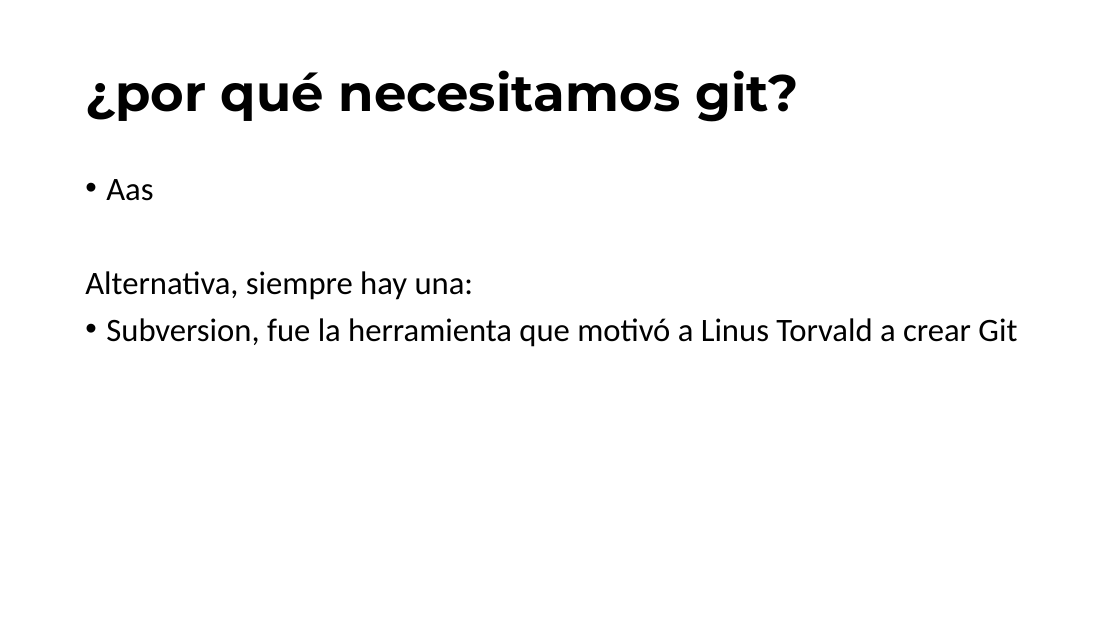
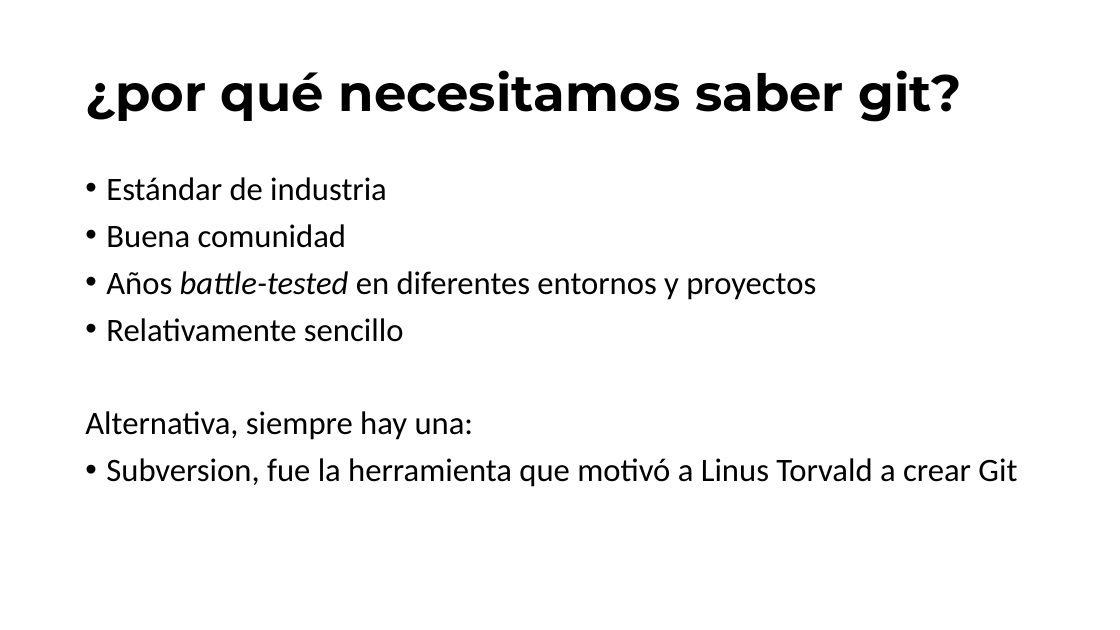
Before and after one commit to jofaval/talks-about, a slide deck: slide 10 of simplifying-git/fear-the-cli-no-more/simplifying-git-fear-the-cli-no-more.slides.es.pptx (slide 9 before the commit). Drawn at 1120x630 pixels with LibreOffice and Linux fonts; fonts in the diff are those of the drawing. Boxes give left, top, right and bottom in pixels: in the first picture for what was removed or moved away, otherwise in the second. Text is boxed around its words. In the diff, an @@ line names an element or a change of style, - is before the commit and + after.

```diff
--- a/simplifying-git/fear-the-cli-no-more/simplifying-git-fear-the-cli-no-more.slides.es.pptx
+++ b/simplifying-git/fear-the-cli-no-more/simplifying-git-fear-the-cli-no-more.slides.es.pptx
@@ title at [85, 70, 961, 122]: text changed @@
-¿por qué necesitamos git?
+¿por qué necesitamos saber git?
@@ text at [106, 177, 816, 342]: text changed @@
-• Aas
+• Estándar de industria
+• Buena comunidad
+• Años battle-tested en diferentes entornos y proyectos
+• Relativamente sencillo
```
Also in this commit, not shown: 2 other slides changed, 6 slides added, 1 other file.
